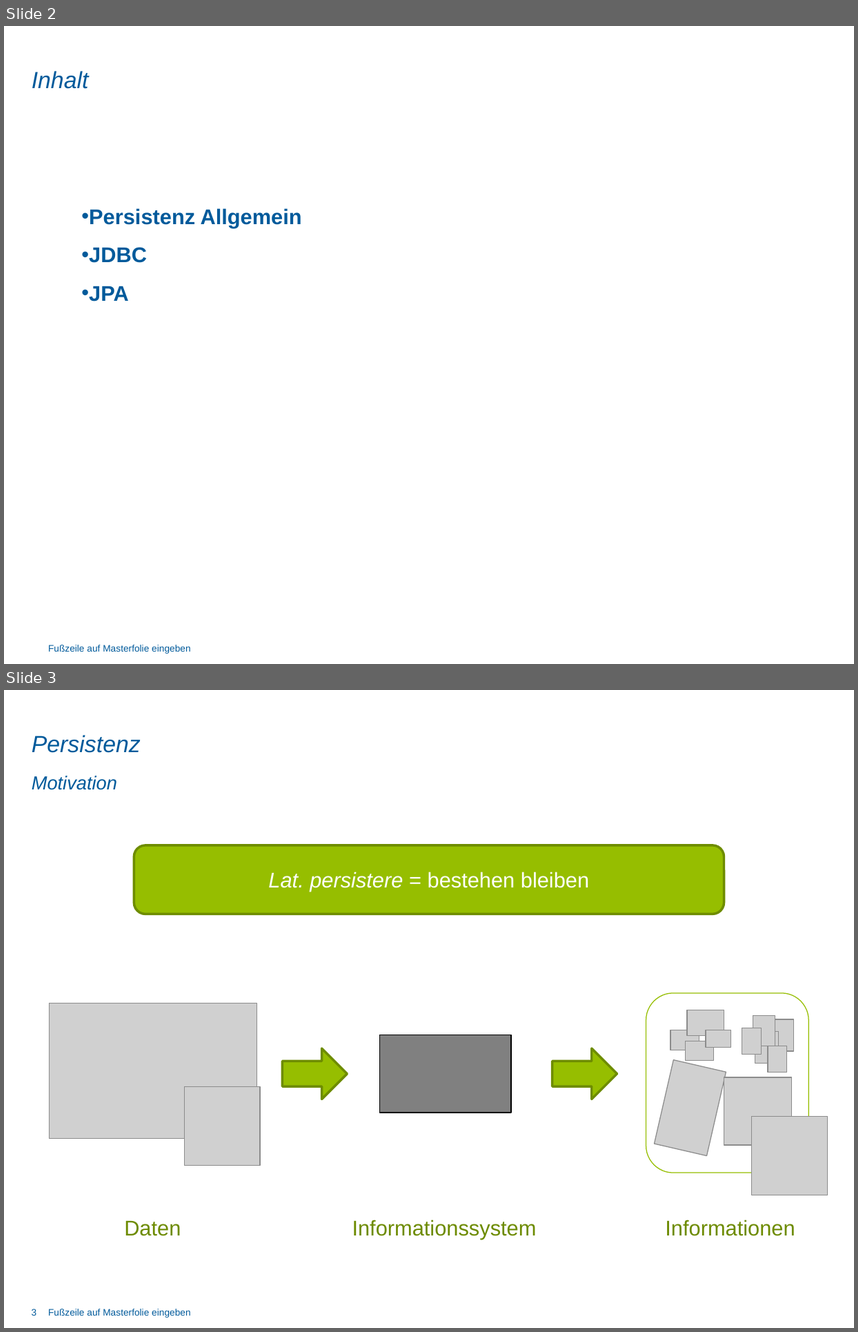
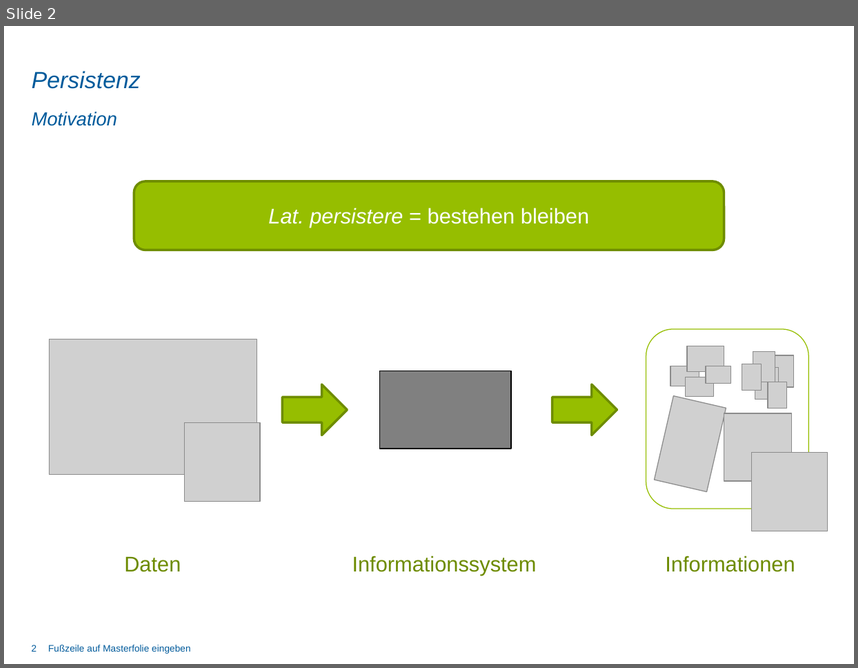
Before and after one commit to chw9022/iis_thema_1, a slide deck: Präsentation/Präsentation_V1.pptx. Shown one above the other, each under a label of ours: slides 2 and 3 before the commit, slide 2 after it. The pictures are 858x1332 and 858x668 pixels, drawn with LibreOffice and Linux fonts; fonts in the diff are those of the drawing; grey boxes stand for pictures; background and template pictures are left out. Boxes give left, top, right and bottom in pixels: in the first picture for what was removed or moved away, otherwise in the second. Text is boxed around its words. In the diff, an @@ line names an element or a change of style, - is before the commit and + after.

```diff
--- a/Präsentation/Präsentation_V1.pptx
+++ b/Präsentation/Präsentation_V1.pptx
@@ slide 2 removed at [4,26,854,664], background picture (left out); not listed: 1 template element that a slide beside it also shows @@
@@ title removed at [32,71,89,89] @@
-Inhalt
@@ text removed at [89,208,302,301] @@
-• Persistenz Allgemein
-• JDBC
-• JPA
@@ what was slide 3 is now slide 2 @@
@@ page number at [32,644,37,651]: text changed @@
-3
+2
```
Also in this commit, not shown: 5 slides changed.
